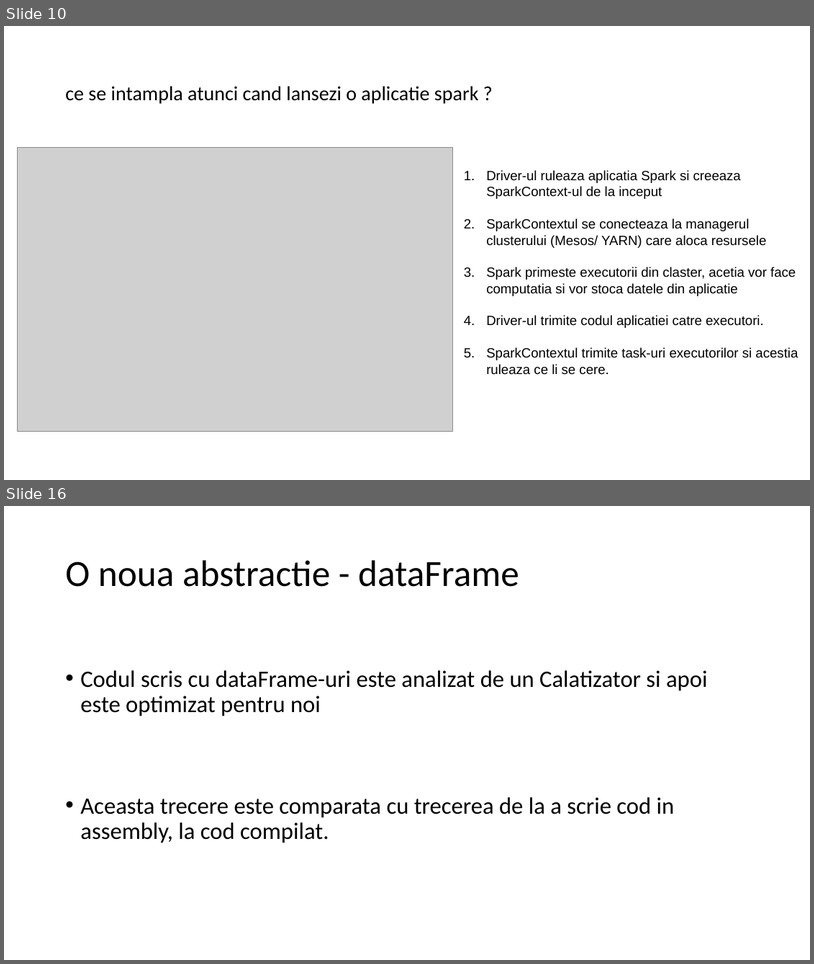
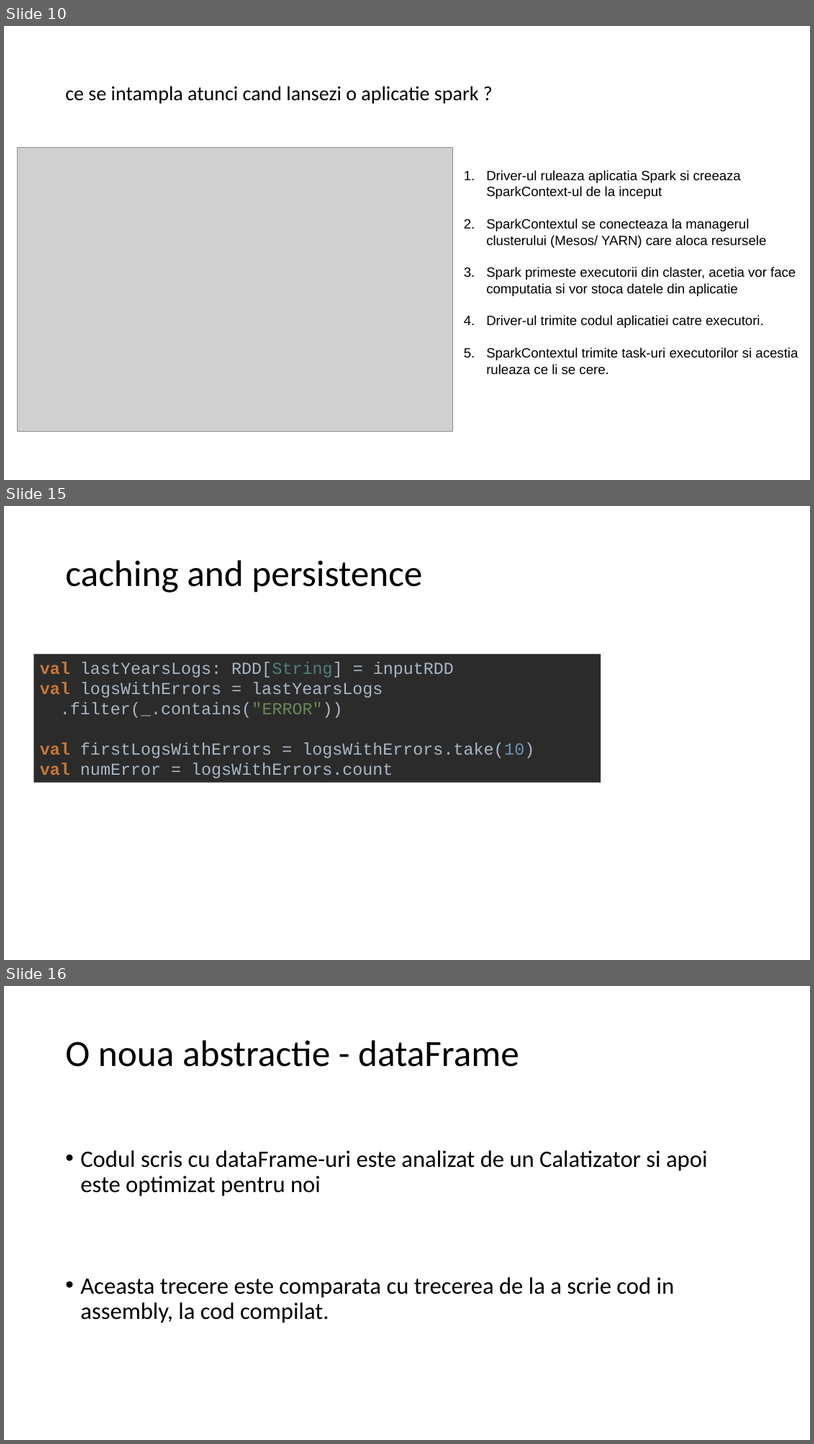
Before and after one commit to dorin-miron/MusicCl, a slide deck: scala-spark.pptx. Shown one above the other, each under a label of ours: slides 10 and 16 before the commit, slides 10, 15 and 16 after it; the slides between them are not shown. The pictures are 814x964 and 814x1444 pixels, drawn with LibreOffice and Linux fonts; fonts in the diff are those of the drawing; grey boxes stand for pictures. Boxes give left, top, right and bottom in pixels: in the first picture for what was removed or moved away, otherwise in the second. Text is boxed around its words. In the diff, an @@ line names an element or a change of style, - is before the commit and + after.

```diff
--- a/scala-spark.pptx
+++ b/scala-spark.pptx
@@ slide 15 added at (4, 506, 810, 960), background #FFFFFF @@
@@ title added at (65, 560, 422, 592), 44 pt, text #000000 @@
+caching and persistence
@@ rectangle added at (34, 654, 601, 782), fill #2B2B2B, 20 pt, text #A9B7C6 @@
+val lastYearsLogs: RDD[String] = inputRDD
+val logsWithErrors = lastYearsLogs
+.filter(_.contains("ERROR"))
+val firstLogsWithErrors = logsWithErrors.take(10)
+val numError = logsWithErrors.count
```
Also in this commit, not shown: 5 slides changed, 7 other slides added, 7 slides removed, 1 other file.
